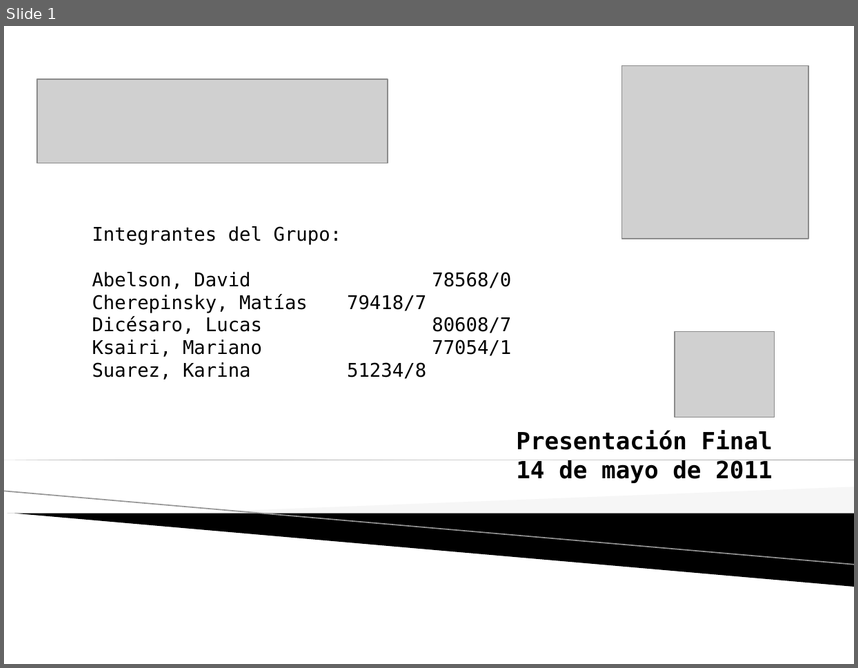
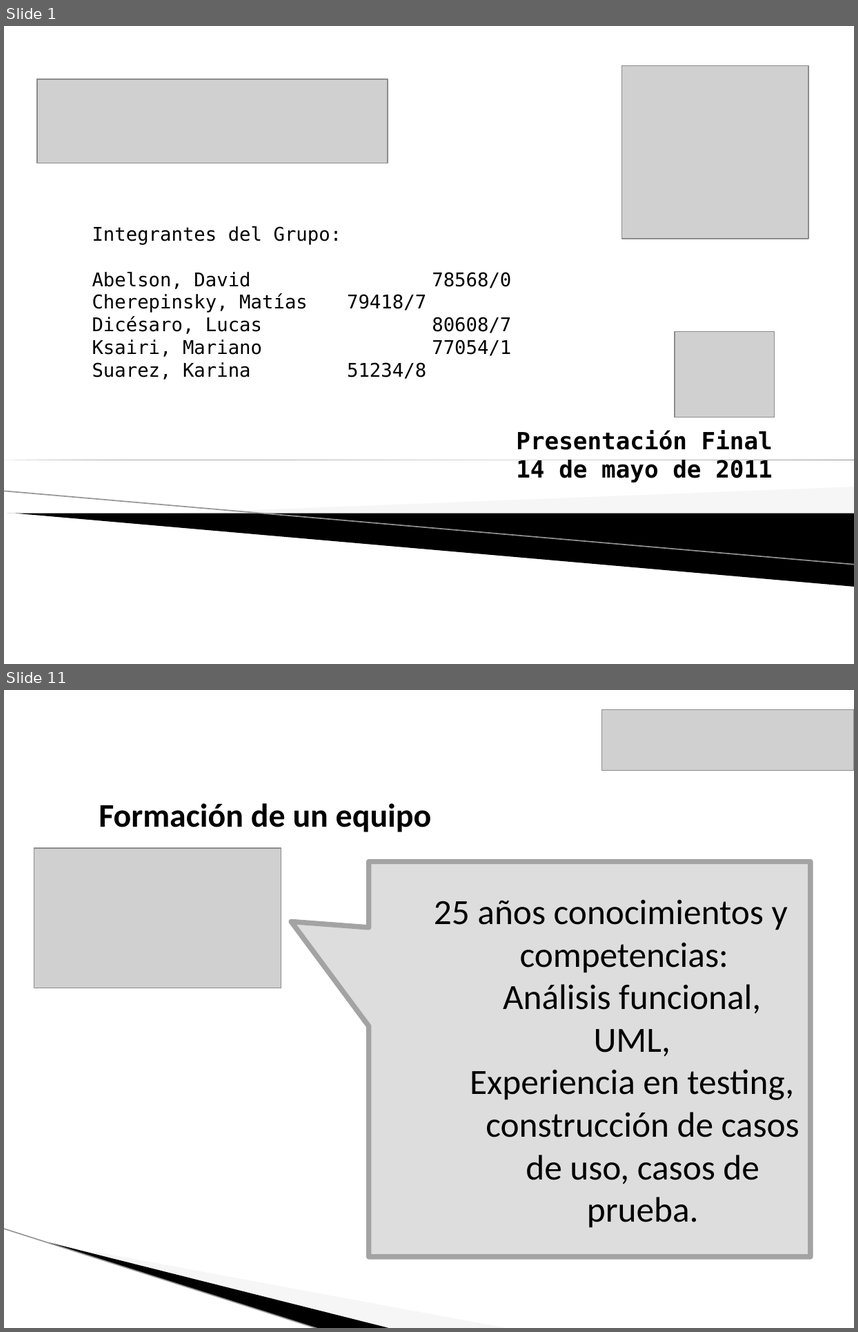
Before and after one commit to lucasdicesaro/reser-bar, a slide deck: documentacion/Presentacion Final ReserBar/Presentacion Final.pptx. Shown one above the other, each under a label of ours: slide 1 before the commit, slides 1 and 11 after it; the slides between them are not shown. The pictures are 858x668 and 858x1332 pixels, drawn with LibreOffice and Linux fonts; fonts in the diff are those of the drawing; grey boxes stand for pictures; background and template pictures are left out. Boxes give left, top, right and bottom in pixels: in the first picture for what was removed or moved away, otherwise in the second. Text is boxed around its words. In the diff, an @@ line names an element or a change of style, - is before the commit and + after.

```diff
--- a/documentacion/Presentacion Final ReserBar/Presentacion Final.pptx
+++ b/documentacion/Presentacion Final ReserBar/Presentacion Final.pptx
@@ slide 11 added at (4, 690, 854, 1328), background #FFFFFF @@
@@ picture added at (602, 709, 854, 770) @@
@@ text added at (99, 803, 432, 832), 28 pt, text #000000, bold @@
+Formación de un equipo
@@ picture added at (34, 848, 281, 987) @@
@@ speech box added at (369, 862, 811, 1257), fill #DDDDDD, outline #A3A3A3 4.33 pt, 30 pt, text #000000 @@
+  25 años conocimientos y competencias:
+    Análisis funcional,
+    UML,
+    Experiencia en testing, construcción de casos de uso, casos de prueba.
@@ line added from (4, 1228) to (319, 1328), #E8E8E8 0.95 pt @@
@@ freeform shape added at (49, 1242, 392, 1328), fill #000000 @@
@@ freeform shape added at (51, 1243, 510, 1328), fill #EAEAEA at 40% opacity @@
```
Also in this commit, not shown: 7 slides changed, 26 other slides added, 7 slides removed, 2 other files.
